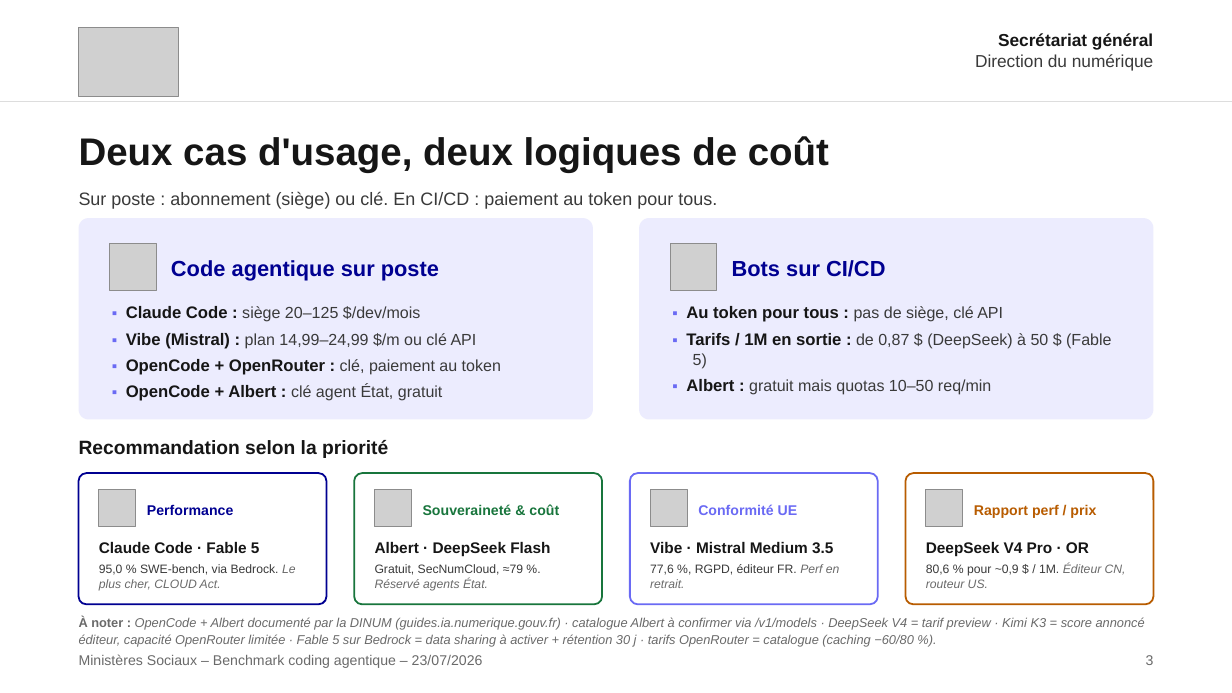
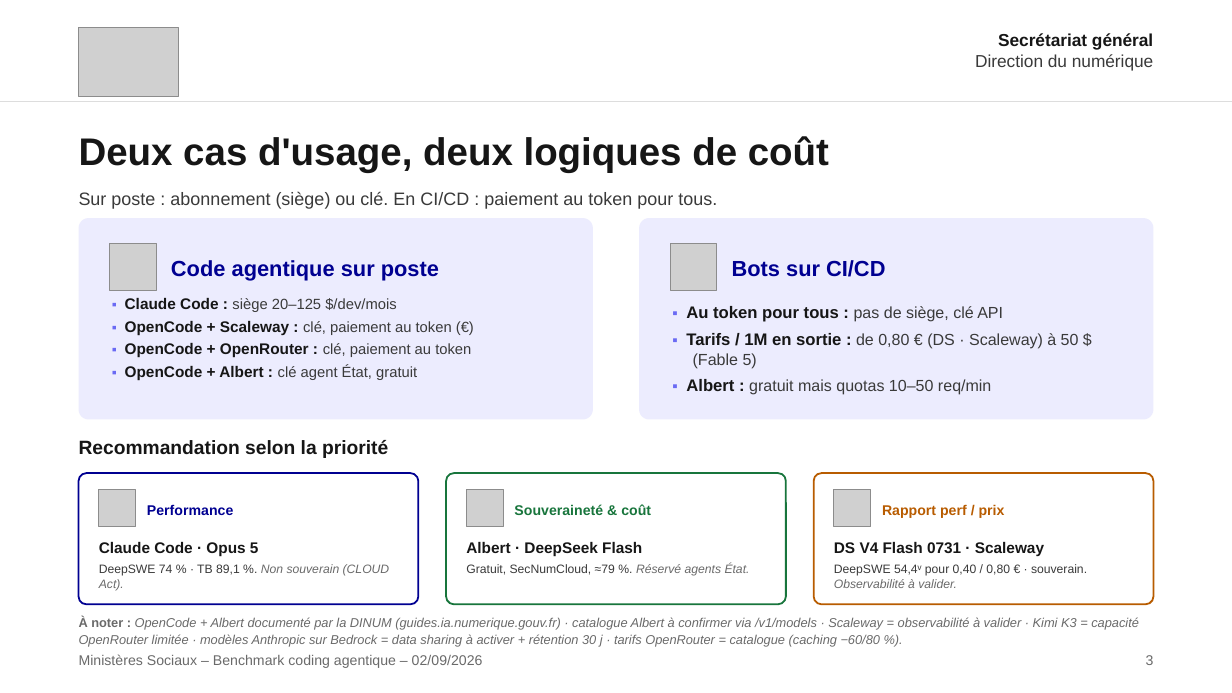
Before and after one commit to SocialGouv/transfo-ia, a slide deck: slide 3 of Livrables/benchHarness/Bench_Coding-Agentique.pptx. Drawn at 1232x693 pixels with LibreOffice and Linux fonts; fonts in the diff are those of the drawing; grey boxes stand for pictures. Boxes give left, top, right and bottom in pixels: in the first picture for what was removed or moved away, otherwise in the second. Text is boxed around its words. In the diff, an @@ line names an element or a change of style, - is before the commit and + after.

```diff
--- a/Livrables/benchHarness/Bench_Coding-Agentique.pptx
+++ b/Livrables/benchHarness/Bench_Coding-Agentique.pptx
@@ text "▪ Claude Code : siège ...": place and size @@
-text "▪ Claude Code : siège ..." at (126, 306, 501, 401)
+text "▪ Claude Code : siège ..." at (125, 298, 471, 381)
@@ text at (125, 298, 471, 381): size 12 to 11 pt in "▪", "▪", "▪"; size 13 to 12 pt in "Claude Code :", "OpenCode + OpenRouter :", "OpenCode + Albert :"; size 12.5 to 11.5 pt in "siège 20–125 $/dev/mois", "clé, paiement au token", "clé agent État, gratuit"; line spacing 1.05 to 1.02; less space between paragraphs @@
@@ text at (125, 321, 452, 335): text changed; size 12.5 to 11.5 pt @@
-▪ Vibe (Mistral) : plan 14,99–24,99 $/m ou clé API
+▪ OpenCode + Scaleway : clé, paiement au token (€)
@@ text at (686, 333, 1079, 369): text changed @@
-▪ Tarifs / 1M en sortie : de 0,87 $ (DeepSeek) à 50 $ (Fable 5)
+▪ Tarifs / 1M en sortie : de 0,80 € (DS · Scaleway) à 50 $ (Fable 5)
@@ rounded rectangle: place and size @@
-rounded rectangle at (79, 473, 326, 604)
+rounded rectangle at (79, 473, 419, 604)
@@ rounded rectangle: place and size @@
-rounded rectangle at (354, 473, 602, 604)
+rounded rectangle at (446, 473, 787, 604)
@@ rounded rectangle removed at (630, 473, 878, 604) @@
@@ rounded rectangle: place and size @@
-rounded rectangle at (906, 473, 1153, 604)
+rounded rectangle at (814, 473, 1154, 604)
@@ picture: place and size @@
-picture at (374, 490, 411, 527)
+picture at (467, 490, 504, 527)
@@ text "Souveraineté & coût": place and size @@
-text "Souveraineté & coût" at (423, 504, 559, 515)
+text "Souveraineté & coût" at (514, 504, 651, 515)
@@ picture removed at (651, 490, 688, 527) @@
@@ text removed at (698, 504, 798, 515) @@
-Conformité UE
@@ picture: place and size @@
-picture at (926, 490, 963, 527)
+picture at (835, 490, 872, 527)
@@ text "Rapport perf / prix": place and size @@
-text "Rapport perf / prix" at (974, 504, 1096, 518)
+text "Rapport perf / prix" at (882, 504, 1005, 518)
@@ text "Albert · DeepSeek Flash" rewrapped from (375, 542, 550, 591) to (466, 542, 750, 576) @@
@@ text at (99, 542, 390, 591): text changed; text colour #3A3A3A to #6A6A6A @@
-Claude Code · Fable 5
-95,0 % SWE-bench, via Bedrock. Le plus cher, CLOUD Act.
+Claude Code · Opus 5
+DeepSWE 74 % · TB 89,1 %. Non souverain (CLOUD Act).
@@ text removed at (650, 542, 840, 588) @@
-Vibe · Mistral Medium 3.5
-77,6 %, RGPD, éditeur FR. Perf en retrait.
@@ text added at (834, 542, 1087, 588), 9.5 pt, text #3A3A3A @@
+DS V4 Flash 0731 · Scaleway
+DeepSWE 54,4ᵛ pour 0,40 / 0,80 € · souverain. Observabilité à valider.
@@ text removed at (926, 542, 1126, 588) @@
-DeepSeek V4 Pro · OR
-80,6 % pour ~0,9 $ / 1M. Éditeur CN, routeur US.
@@ text at (79, 617, 1139, 647): text changed @@
-À noter : OpenCode + Albert documenté par la DINUM (guides.ia.numerique.gouv.fr) · catalogue Albert à confirmer via /v1/models · DeepSeek V4 = tarif preview · Kimi K3 = score annoncé éditeur, capacité OpenRouter limitée · Fable 5 sur Bedrock = data sharing à activer + rétention 30 j · tarifs OpenRouter = catalogue (caching −60/80 %).
+À noter : OpenCode + Albert documenté par la DINUM (guides.ia.numerique.gouv.fr) · catalogue Albert à confirmer via /v1/models · Scaleway = observabilité à valider · Kimi K3 = capacité OpenRouter limitée · modèles Anthropic sur Bedrock = data sharing à activer + rétention 30 j · tarifs OpenRouter = catalogue (caching −60/80 %).
@@ text at (79, 654, 483, 668): text changed @@
-Ministères Sociaux – Benchmark coding agentique – 23/07/2026
+Ministères Sociaux – Benchmark coding agentique – 02/09/2026
```
Also in this commit, not shown: 2 other slides changed, 9 other files.
